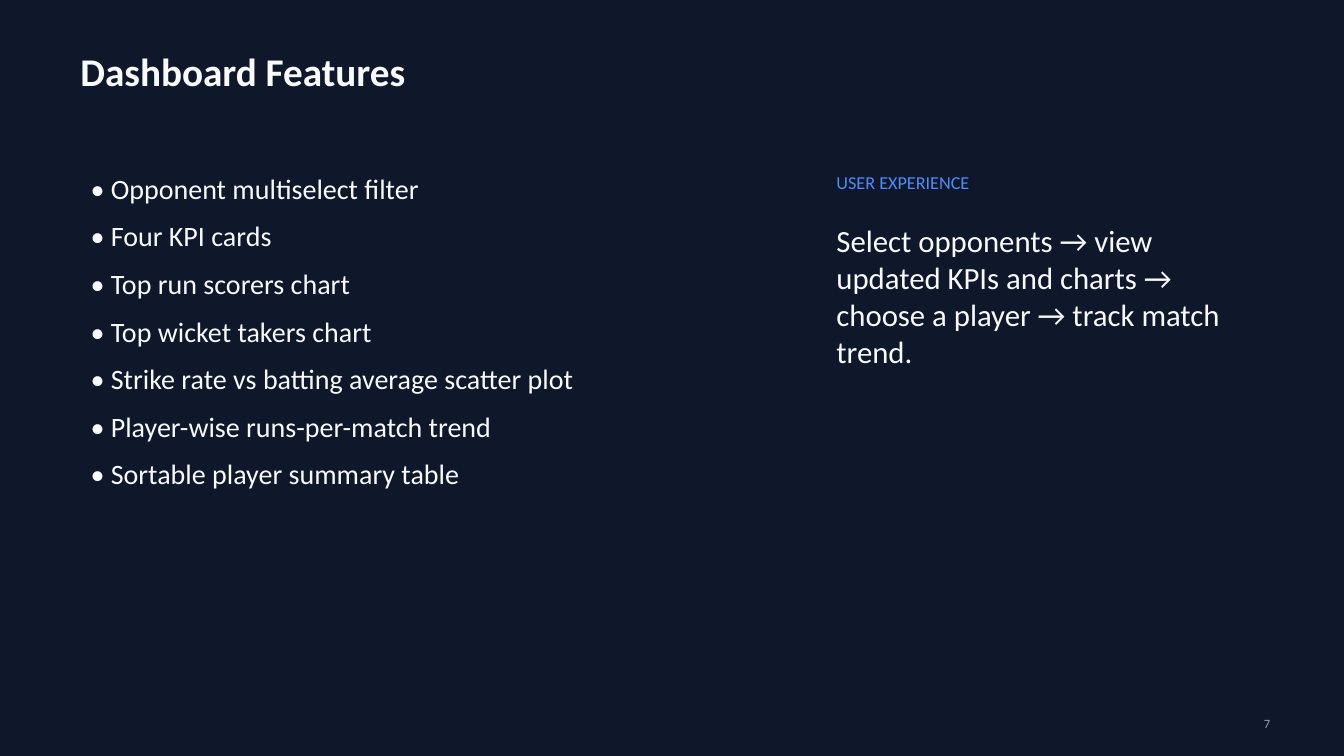
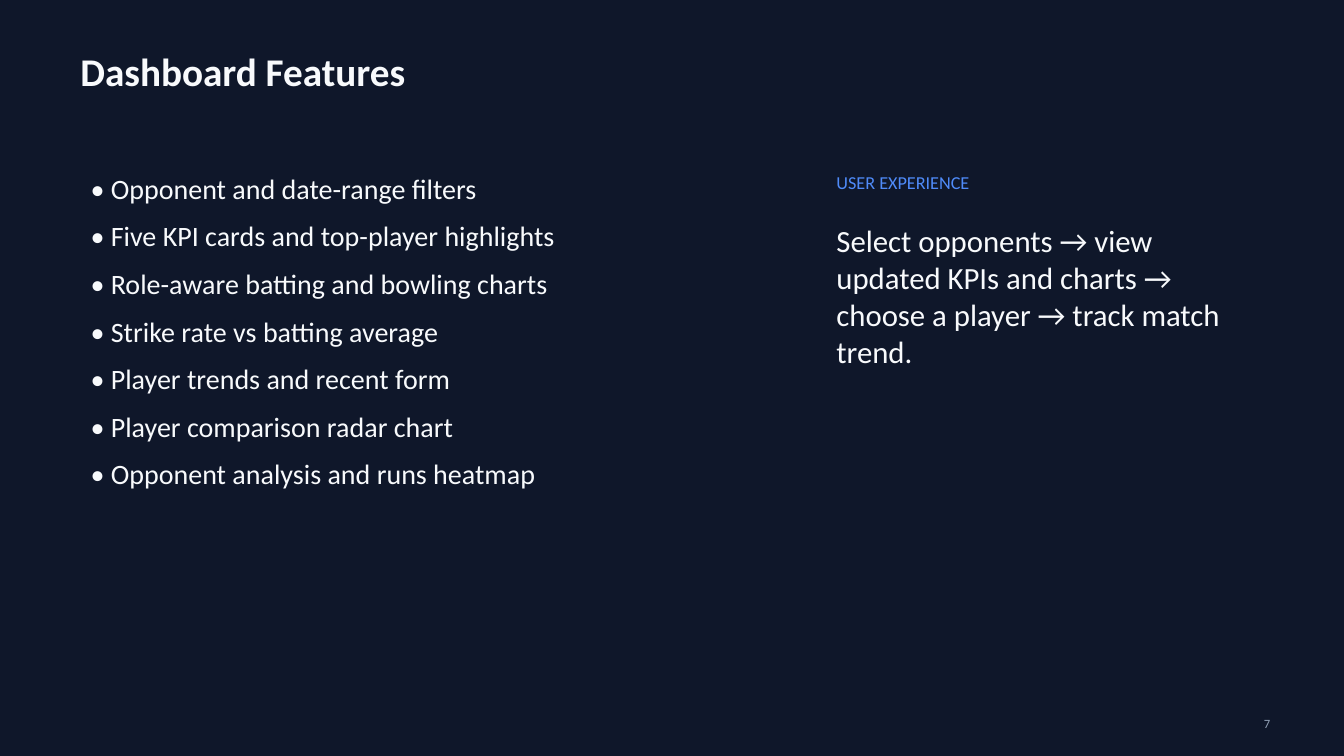
Before and after one commit to yashnikam17/sports-performance-dashboard, a slide deck: slide 7 of deliverables/Sports_Performance_Analytics_Dashboard_Presentation.pptx. Drawn at 1344x756 pixels with LibreOffice and Linux fonts; fonts in the diff are those of the drawing. Boxes give left, top, right and bottom in pixels: in the first picture for what was removed or moved away, otherwise in the second. Text is boxed around its words. In the diff, an @@ line names an element or a change of style, - is before the commit and + after.

```diff
--- a/deliverables/Sports_Performance_Analytics_Dashboard_Presentation.pptx
+++ b/deliverables/Sports_Performance_Analytics_Dashboard_Presentation.pptx
@@ text at [111, 179, 555, 489]: text changed @@
-• Opponent multiselect filter
-• Four KPI cards
-• Top run scorers chart
-• Top wicket takers chart
-• Strike rate vs batting average scatter plot
-• Player-wise runs-per-match trend
-• Sortable player summary table
+• Opponent and date-range filters
+• Five KPI cards and top-player highlights
+• Role-aware batting and bowling charts
+• Strike rate vs batting average
+• Player trends and recent form
+• Player comparison radar chart
+• Opponent analysis and runs heatmap
```
Also in this commit, not shown: 3 other slides changed, 10 other files.
